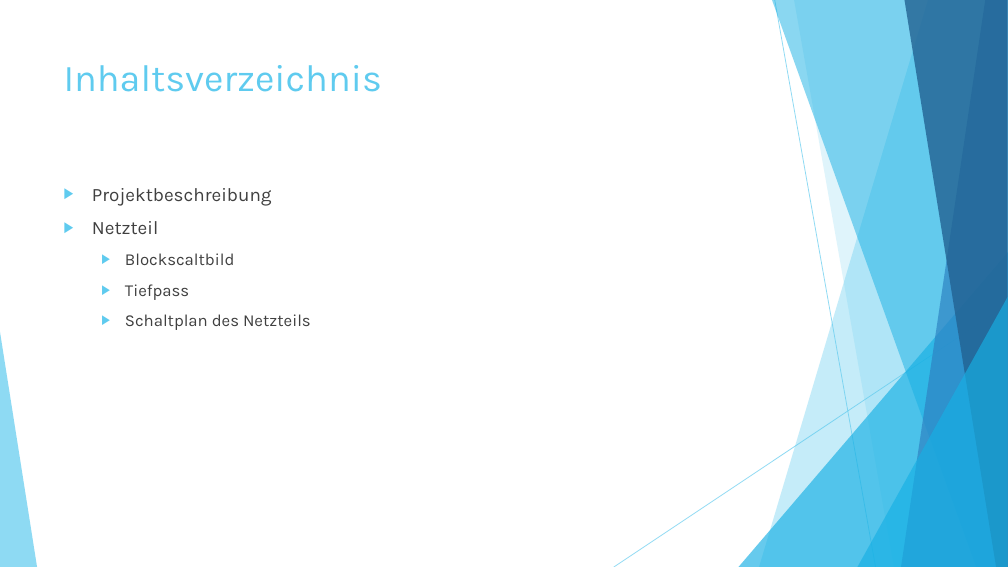
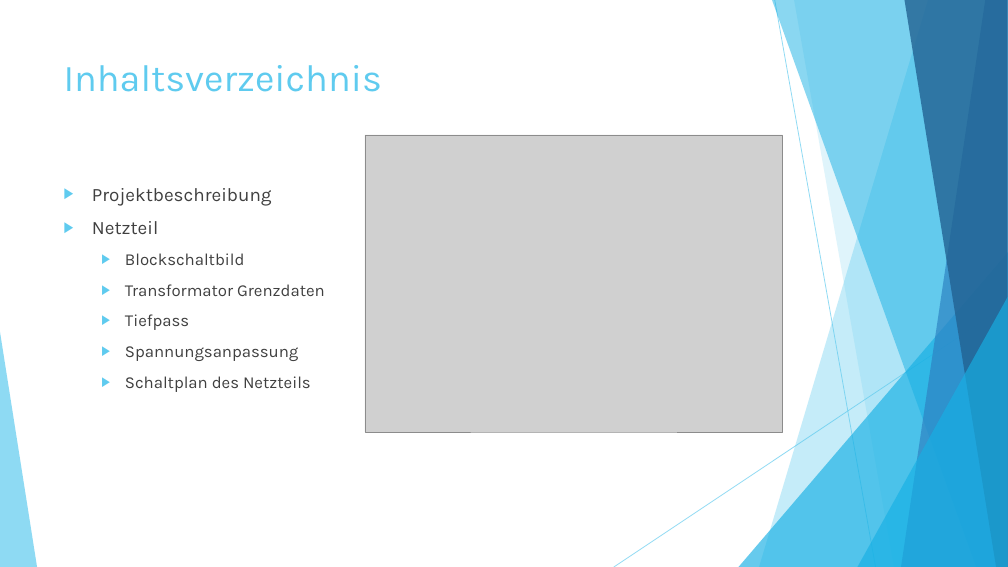
Before and after one commit to Staudi14/tube-amplifier, a slide deck: slide 2 of Präsentation/Röhrenverstärker.pptx. Drawn at 1008x567 pixels with LibreOffice and Linux fonts; fonts in the diff are those of the drawing; grey boxes stand for pictures. Boxes give left, top, right and bottom in pixels: in the first picture for what was removed or moved away, otherwise in the second. Text is boxed around its words. In the diff, an @@ line names an element or a change of style, - is before the commit and + after.

```diff
--- a/Präsentation/Röhrenverstärker.pptx
+++ b/Präsentation/Röhrenverstärker.pptx
@@ picture added at <box>365,135,783,433</box> @@
@@ text at <box>125,253,325,296</box>: text changed @@
-  ▶ Blockscaltbild
+  ▶ Blockschaltbild
+  ▶ Transformator Grenzdaten
@@ text at <box>125,346,298,361</box>: paragraph added @@
+  ▶ Spannungsanpassung
```
Also in this commit, not shown: 11 slides added, 8 other files.
